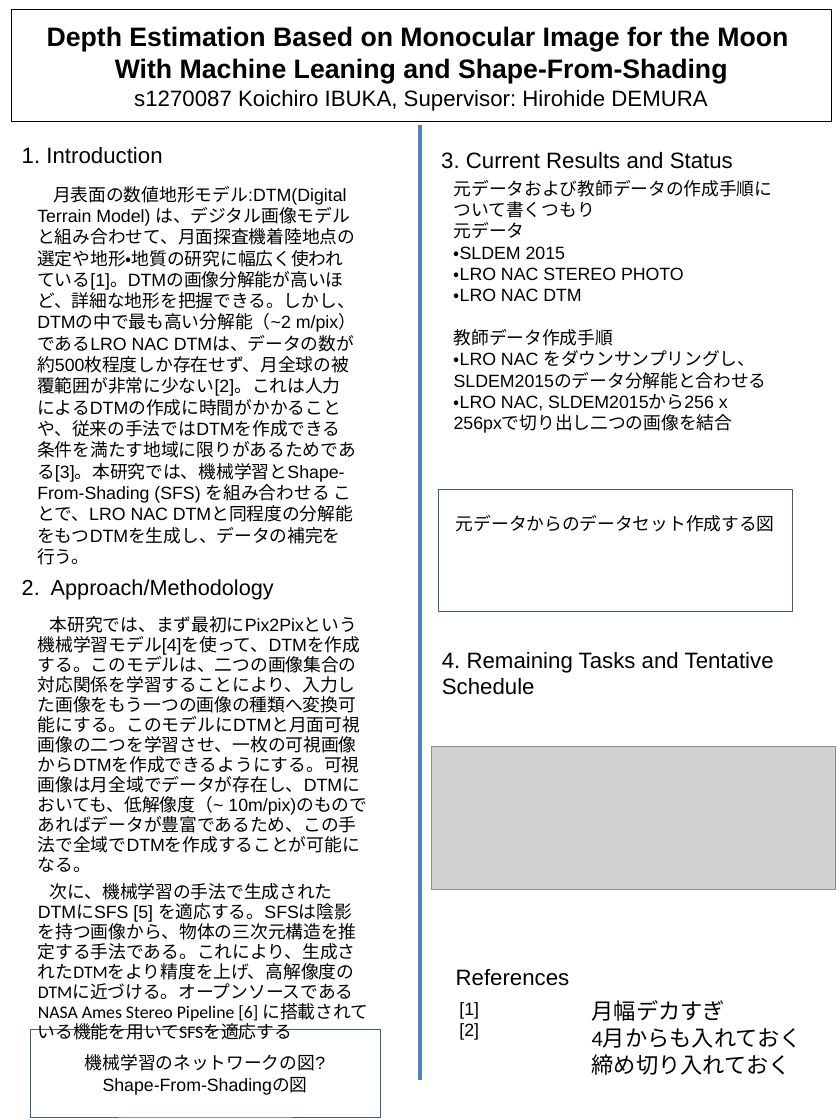
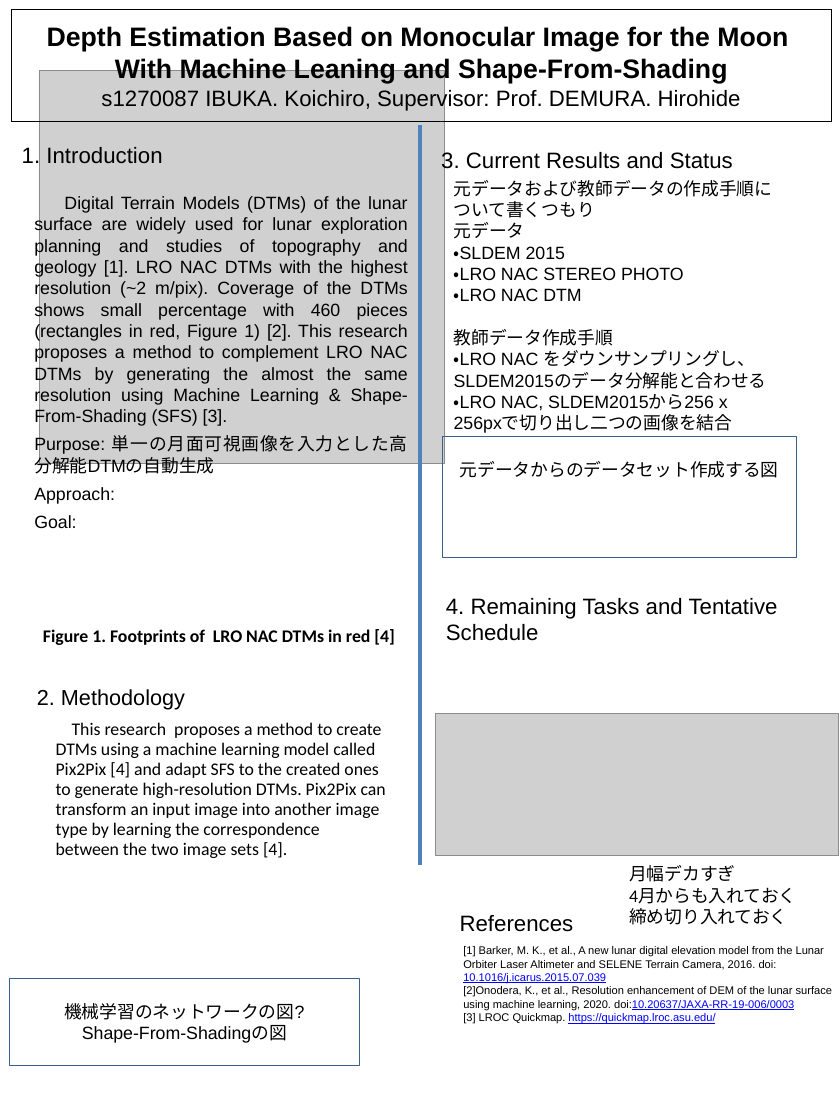
Before and after one commit to hesperu/Graduation_Research, a slide deck: slide 1 of mid_poster/mid_poster_en.pptx. Drawn at 840x1120 pixels with LibreOffice and Linux fonts; fonts in the diff are those of the drawing; grey boxes stand for pictures. Boxes give left, top, right and bottom in pixels: in the first picture for what was removed or moved away, otherwise in the second. Text is boxed around its words. In the diff, an @@ line names an element or a change of style, - is before the commit and + after.

Commit message:
中間ポスター英語版と日本語版を分ける

```diff
--- a/mid_poster/mid_poster_en.pptx
+++ b/mid_poster/mid_poster_en.pptx
@@ title at [47,26,788,111]: text changed @@
-Depth Estimation Based on Monocular Image for the Moon
-With Machine Leaning and Shape-From-Shading
-s1270087 Koichiro IBUKA, Supervisor: Hirohide DEMURA
+Depth Estimation Based on Monocular Image for the Moon
+With Machine Leaning and Shape-From-Shading
+s1270087 IBUKA. Koichiro, Supervisor: Prof. DEMURA. Hirohide
@@ picture added at [40,70,445,464] @@
@@ line moved from (420, 126) - (420, 1080) to (420, 126) - (420, 865) @@
@@ text at [34,196,408,528]: text changed @@
-月表面の数値地形モデル:DTM(Digital Terrain Model) は、デジタル画像モデルと組み合わせて、月面探査機着陸地点の選定や地形・地質の研究に幅広く使われている[1]。DTMの画像分解能が高いほど、詳細な地形を把握できる。しかし、DTMの中で最も高い分解能（~2 m/pix） であるLRO NAC DTMは、データの数が約500枚程度しか存在せず、月全球の被覆範囲が非常に少ない[2]。これは人力によるDTMの作成に時間がかかることや、従来の手法ではDTMを作成できる条件を満たす地域に限りがあるためである[3]。本研究では、機械学習とShape-From-Shading (SFS) を組み合わせる ことで、LRO NAC DTMと同程度の分解能をもつDTMを生成し、データの補完を行う。
+Digital Terrain Models (DTMs) of the lunar surface are widely used for lunar exploration planning and studies of topography and geology [1]. LRO NAC DTMs with the highest resolution (~2 m/pix). Coverage of the DTMs shows small percentage with 460 pieces (rectangles in red, Figure 1) [2]. This research proposes a method to complement LRO NAC DTMs by generating the almost the same resolution using Machine Learning & Shape-From-Shading (SFS) [3].
+Purpose: 単一の月面可視画像を入力とした高分解能DTMの自動生成
+Approach:
+Goal:
@@ 2 texts, 1 rectangle: place and size @@
-2 texts, 1 rectangle at [439,490,792,986]
+2 texts, 1 rectangle at [443,436,796,932]
@@ text added at [43,629,394,645], 16 pt, text #000000, bold @@
+Figure 1. Footprints of LRO NAC DTMs in red [4]
@@ text at [37,689,185,709]: text changed @@
-2. Approach/Methodology
+2. Methodology
@@ picture: place and size @@
-picture at [431,747,835,890]
+picture at [435,714,839,856]
@@ text at [56,722,386,858]: text changed; font Arial to Calibri @@
-本研究では、まず最初にPix2Pixという機械学習モデル[4]を使って、DTMを作成する。このモデルは、二つの画像集合の対応関係を学習することにより、入力した画像をもう一つの画像の種類へ変換可能にする。このモデルにDTMと月面可視画像の二つを学習させ、一枚の可視画像からDTMを作成できるようにする。可視画像は月全域でデータが存在し、DTMにおいても、低解像度（~ 10m/pix)のものであればデータが豊富であるため、この手法で全域でDTMを作成することが可能になる。
-次に、機械学習の手法で生成されたDTMにSFS [5] を適応する。SFSは陰影を持つ画像から、物体の三次元構造を推定する手法である。これにより、生成されたDTMをより精度を上げ、高解像度のDTMに近づける。オープンソースであるNASA Ames Stereo Pipeline [6] に搭載されている機能を用いてSFSを適応する
+This research proposes a method to create DTMs using a machine learning model called Pix2Pix [4] and adapt SFS to the created ones to generate high-resolution DTMs. Pix2Pix can transform an input image into another image type by learning the correspondence between the two image sets [4].
@@ text "月幅デカすぎ": place and size @@
-text "月幅デカすぎ" at [592,1000,802,1075]
+text "月幅デカすぎ" at [629,865,796,925]
@@ text "月幅デカすぎ" at [629,865,796,925]: size 20 to 16 pt @@
@@ text at [463,946,832,1024]: text changed; size 16 to 10 pt @@
-[1]
-[2]
+[1] Barker, M. K., et al., A new lunar digital elevation model from the Lunar Orbiter Laser Altimeter and SELENE Terrain Camera, 2016. doi: 10.1016/j.icarus.2015.07.039
+[2]Onodera, K., et al., Resolution enhancement of DEM of the lunar surface using machine learning, 2020. doi:10.20637/JAXA-RR-19-006/0003
+[3] LROC Quickmap. https://quickmap.lroc.asu.edu/
@@ rectangle "機械学習のネットワークの図? Shape-From-Shadingの図": place and size @@
-rectangle "機械学習のネットワークの図? Shape-From-Shadingの図" at [30,1030,380,1117]
+rectangle "機械学習のネットワークの図? Shape-From-Shadingの図" at [10,978,360,1066]
```
Also in this commit, not shown: 2 other files.
